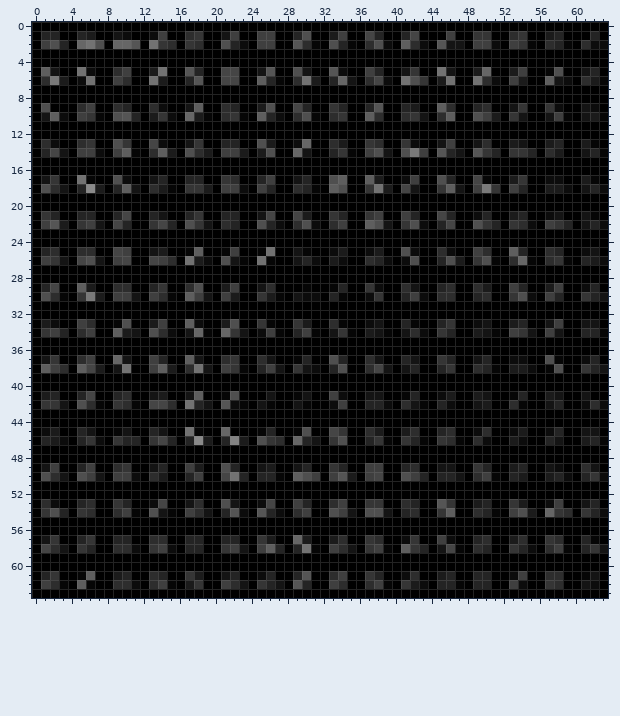
File history of a pixel-art sprite, BonusAssignment/BonusData/Visualize_Train/img_0.png. The picture above is the old version.
The file is 64x64 pixels. Colours within 5 levels of each other are drawn and written as one.
Once edited:
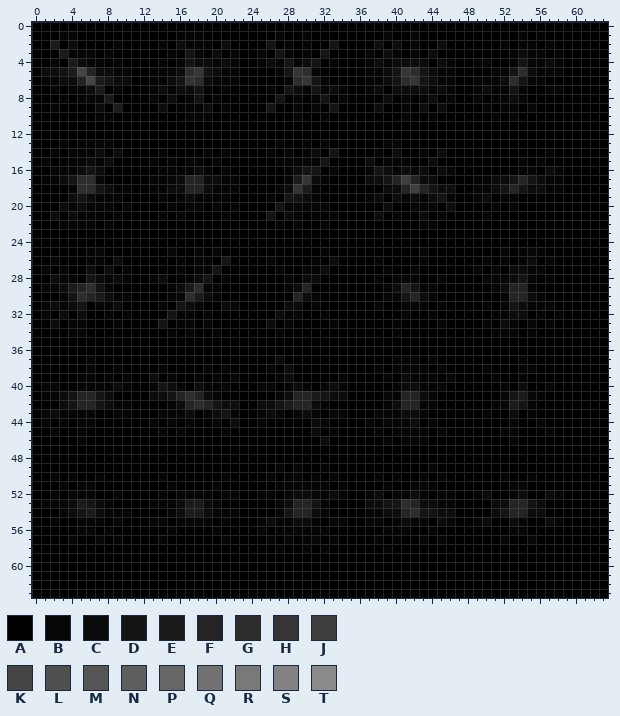
Palette (. is transparent): A #000000  B #060606  C #0c0c0c  D #141414  E #1b1b1b  F #242424  G #2d2d2d  H #353535  J #3f3f3f  K #454545  L #4f4f4f  M #555555  N #5e5e5e  P #666666  Q #727272  R #797979  S #838383  T #8a8a8a
The edit:
Changed rows in their new state; - is an unchanged pixel.
first column x 1:
 1 AABBAA--AA--AA-BBB--AA--AAB-AB--AA--AAB-AB---A--AA--AB-BAA---A-
 2 AEACAAA-BAA-ABACBBB-CAA-AD-BABA-DAA-ACACABA-CAA-AAABAB--BAA-AAA
 3 --EBBB-B------B-DB-C-B--B-DB-B-D----B-CB-B-C--------BCBB-B-----
 4 -B-ECBB-B----B-BDCCBCB--BCBDBCD-B---BCBCCCC-CB--BB--BDBBCB-----
 5 CCDEKFCCBB--BBBCGHDCBB--AABDHGB-AA--BBCDHGDCBB--AABBDGCB-B--AA-
 6 BBCCFKEDCC--BBCDHGCBBB--AAAB-HDBAAA-BB-DGHDCBB--BBBCGDBBAAA-AAA
 7 -B-BBCE-B---BCBCCDB-B----B-DCBDBCB--BC-CCCCBCB--BCBBDB--BB-----
 8 --B-BBBE----B-C-BD-B------D-B-BD-B----C-B-BC-B--B-BBCB---------
 9 AB--AAC-EA--A--BBBC-BA--AD--BAB-DA--AC--BAC-CA--AB-BBAB-AA--AA-
10 AAA-AA-BAAA-AAA-BB--AAA-AAA-BAABAA--AA--BAABAA--AAB-BA--AAA-AAA
13 AAB-BBBBAA--AA--AA--AA--AAB-AB-BAA--AABBAA--AA--AA--AA--AA--AA-
14 ABABBB--CAA-ABA-AAB-BAA-AB-BABC-DAA-ABACAAB-CAA-AAA-AAA-BA--AAA
15 B-BBBCBC----B-B-BB-B------BBBBBD----C-BBB--C---------B-B-------
16 -BBBCDC------BBBBCB-B------BCDD-B---BDCBCBC-CB-------BB-CB-----
17 BBCDGGB-AA--BBBC--CCBB--AA-BEHCBAA--CCDFJFCCAA--B-CCDFDCBB--AA-
18 AAABGGDCBBA-BBCCFFCBBBA-AABCHE--AA--AACCFJFDCCA-BBCDFDCCBBA-AAA
19 ---CDCBBB----B-BCBBBB----B-DDCB-----BC-CBCBCDB--BC-BB----------
20 --CBCBBB-B----B-BB-B-B----DBBBBB------C--BBB-C----B-B----------
21 AC-CBBB-BA--AB-BAA--BA--AD-CBAB-BA--AC-BAAC-BA--AB--AA--AA--AA-
22 AABBBBABAA--AAA-AAA-AA--AAB-BAABAA--AAA-AABBAA--AAA-AAA-AAA-AAA
25 AA--ABB-AA--AAB-AB-BAA--AA--AA-BAA--AA--AAB-AA--AA-BABBBAA--AA-
26 ABA-ABB-CA--AAABABB-DAA-A---AAB-CA--ABA-AAB-AAA-ABABABC-BAA-AAA
27 B-B--C-C-B-----B-BBD------B--BBC------B--B------B-B-CCBB-------
28 -CBB-DCBCB--BC--BCD-B------B-CC------B-BBB--B----BBBCDB-B------
29 BBCEFGDBAA--AABCEGBBAA--AA-BCF--AA--AABCF-BBAA--AABCF-B-AA--AA-
30 AA-DGF-CBBA-AA-BGECBAA--AAA-F-B-AA--AABBDF-BAA--AA-BFF-BAA--AAA
31 BCBCD-BBC----B-DCB--CB-----CC-B------B--BBB-B----B-BDCBBB------
32 B-C-C--B-B----DBB-B-------CBB--B--------B--B------BBCC-B-B-----
33 A--BBA---A--AD-BBAB-AA--AC-BAA--BA--AA-BAA--BA--AB-CBAB-BA--AA-
34 AAABBA--AAA-AAB-BAABAAA-AA--AAA-AAA-AAABAAA-AA--AA-BBAB-AA--AAA
37 AA--AB--AA--AA--AA--AA--AAC-AA--AA--AA-BBB-BAA--AA--AB--AA--AA-
38 AAA-ABA-BA--ABA-AAB-BAA-ABACAAA-AA--ABABBBB-BA--ABA-ABB-AA--AAA
39 ----BB-B-B--C-B--B-B-B----BC-----B----B-CBBB-B----B--B---------
40 BB--BBBBCB--BDCB-CBBB---BB-BCB-BCB-----BCCBBB------B-C--B------
41 BBCD-FDCAA--CCDFGFCBAA---ABCFFEDC---AABBF-CBAA--AA-BDEBBAA--A--
42 AACDFFDCBBA-AABCFGFDC-A-CCDEFFCBAA--AABCFF-BAA--AABBEDB-AA--AAA
43 BCBBBB--BB---BBBC-BCDB--BCB-BCB-BB---BBBCCB------B--C-B--------
44 B-B-BB------B-B-B--B-C--B-----CB----B-BBBC-B--------B--B-------
45 AB--BA--AA--AB-BAA--B---AA--AAC-BA--AB-BBBB-BA--AA-BBA--BA--AA-
46 AAA-BAA-AAA-AAA-AAA-AAA-AAA-AAACAA--AA--BB--AAA-AA--BA--AA--AAA
49 AA--AA--AA--AA--AA--AA--AAB-BA-BAA--AA--AA-BAA--AA--AA--AA--AA-
50 ABABAAB-AAA-AB--AA--BAA-ABABBAB-BAA-AB-BAAB-BAA-AAABAAB-AAA-AAA
51 --B-BB--------B----B------BBBBBB-B----B--BBB--------BB---------
52 -B-BBB--B----B-BBBB-BB--BB-BCCBBCB--BC-BBCB-BB--BC--BC--CB-----
53 BBBCEDCBAA--BBBCEECBAA--AABCF-DBAA--CCDD--CCBB--AACCFFDCAA--AA-
54 AABCDECBBBA-AA-CEECBBBA-AABDFFCBAAA-BBCC--DDCC--AACDFFCCAAA-AAA
55 -B--BBB-B---BB-BBBB-B---BCBBCCB-BB--BB-BCBB-CB--BC--CB--CB-----
56 ----BB-B------B----B----B-BBBBBB------BBB--B--------BB---------
57 AA-BAAB-BA--AB--AA--BA--AB-BABB-BA--AB-BAAB-BA--AA-BAAB-AA--AA-
58 AAA-AA--AAA-AAA-AA--AAA-AAB-ABABAAA-AA--AAA-AAA-AA--AAA-AAA-AAA
61 AA--AA--AA--AA--AA--AA--AA--AA--AA--AA--AA--AA--AA--AA--AA--AA-
62 AAA-AA--AAA-AAA-AA--AAA-AAA-AA--AA--AAA-AAA-AAA-AA--AA--AA--AA-
